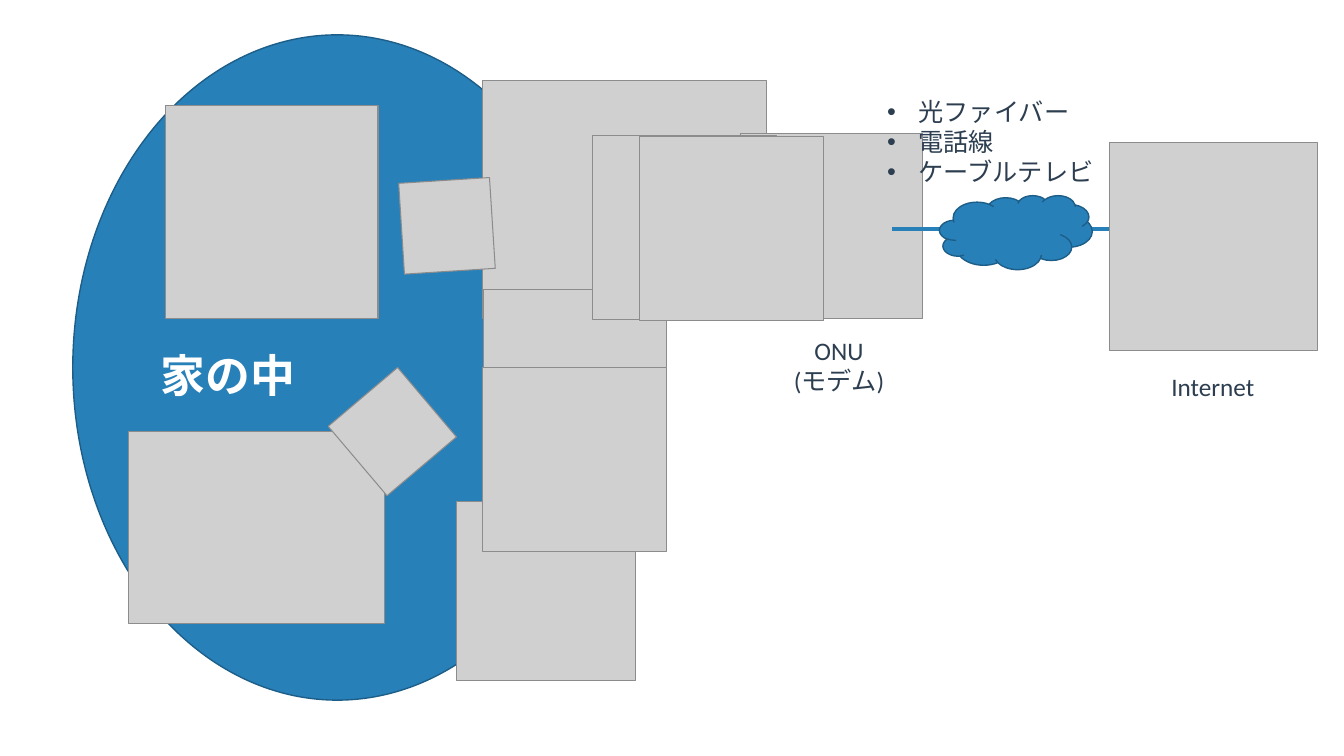
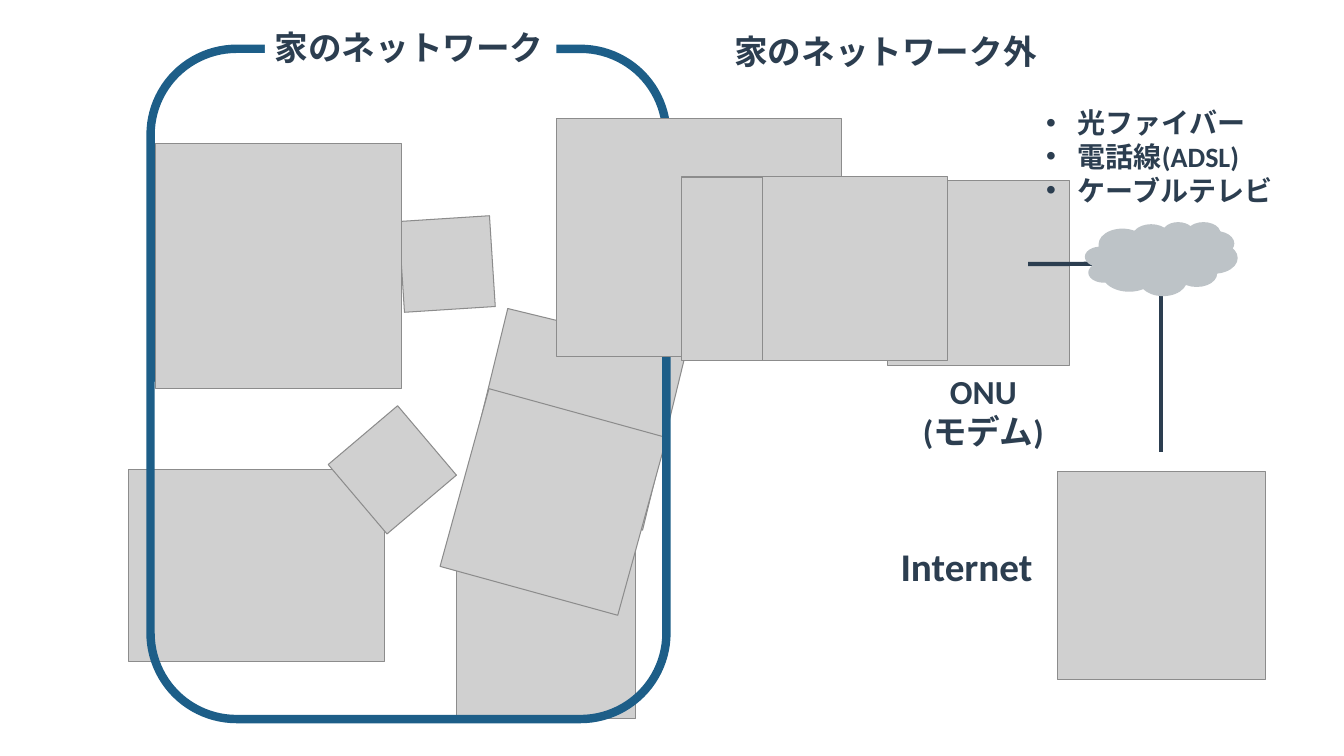
Before and after one commit to yuichi110/www.yuichi.com-network, a slide deck: slide 1 of slides/0005.pptx. Drawn at 1344x756 pixels with LibreOffice and Linux fonts; fonts in the diff are those of the drawing; grey boxes stand for pictures. Boxes give left, top, right and bottom in pixels: in the first picture for what was removed or moved away, otherwise in the second. Text is boxed around its words. In the diff, an @@ line names an element or a change of style, - is before the commit and + after.

```diff
--- a/slides/0005.pptx
+++ b/slides/0005.pptx
@@ ellipse removed at bbox=[73, 35, 602, 701] @@
@@ rounded rectangle added at bbox=[150, 48, 666, 719], outline #1E5F89 6 pt @@
@@ text added at bbox=[275, 31, 544, 63], 24 pt, text #2C3E50, bold @@
+家のネットワーク
@@ text added at bbox=[734, 35, 1036, 67], 24 pt, text #2C3E50, bold @@
+家のネットワーク外
@@ picture: place and size @@
-picture at bbox=[482, 81, 766, 319]
+picture at bbox=[557, 119, 841, 357]
@@ text "光ファイバー": place and size @@
-text "光ファイバー" at bbox=[919, 100, 1094, 188]
+text "光ファイバー" at bbox=[1078, 109, 1273, 203]
@@ text at bbox=[1078, 109, 1273, 203]: size 18 to 20 pt, bold on in "光ファイバー", "ケーブルテレビ" @@
@@ picture: place and size @@
-picture at bbox=[165, 106, 378, 319]
+picture at bbox=[156, 143, 402, 389]
@@ text at bbox=[1078, 143, 1239, 171]: text changed; size 18 to 20 pt; bold on @@
-• 電話線
+• 電話線(ADSL)
@@ picture at bbox=[682, 177, 865, 361]: rotation 90 to 270 degrees @@
@@ picture at bbox=[763, 176, 948, 361]: rotation 270 to 90 degrees @@
@@ picture: place and size @@
-picture at bbox=[740, 133, 923, 318]
+picture at bbox=[887, 180, 1070, 365]
@@ cloud: place and size @@
-cloud at bbox=[940, 196, 1093, 269]
+cloud at bbox=[1085, 222, 1238, 295]
@@ cloud at bbox=[1085, 222, 1238, 295]: fill #2880B9 to #BDC3C7; outline #1E5F89 1 pt to none @@
@@ line moved from (892, 229) - (1145, 229) to (1028, 264) - (1171, 264) @@
@@ line (1028, 264) - (1171, 264): stroke #2880B9 3 pt to #2C3E50 3 pt @@
@@ line added from (1162, 452) to (1162, 264), #2C3E50 3 pt @@
@@ picture at bbox=[465, 309, 687, 530]: rotation 0 to 13 degrees @@
@@ 4 pictures, 1 text: place and size @@
-4 pictures, 1 text at bbox=[129, 178, 636, 682]
+4 pictures, 1 text at bbox=[129, 216, 636, 720]
@@ picture at bbox=[440, 389, 666, 616]: rotation 180 to 195 degrees @@
@@ text "ONU": place and size @@
-text "ONU" at bbox=[794, 343, 884, 393]
+text "ONU" at bbox=[923, 382, 1044, 449]
@@ text "ONU" at bbox=[923, 382, 1044, 449]: size 18 to 24 pt, bold on @@
@@ picture: place and size @@
-picture at bbox=[1110, 142, 1318, 350]
+picture at bbox=[1058, 472, 1265, 680]
@@ text "Internet": place and size @@
-text "Internet" at bbox=[1171, 380, 1254, 396]
+text "Internet" at bbox=[901, 555, 1033, 582]
@@ text "Internet" at bbox=[901, 555, 1033, 582]: size 18 to 28 pt, bold on @@
```
Also in this commit, not shown: 2 other slides changed, 5 slides added, 1 slide removed, 54 other files.
